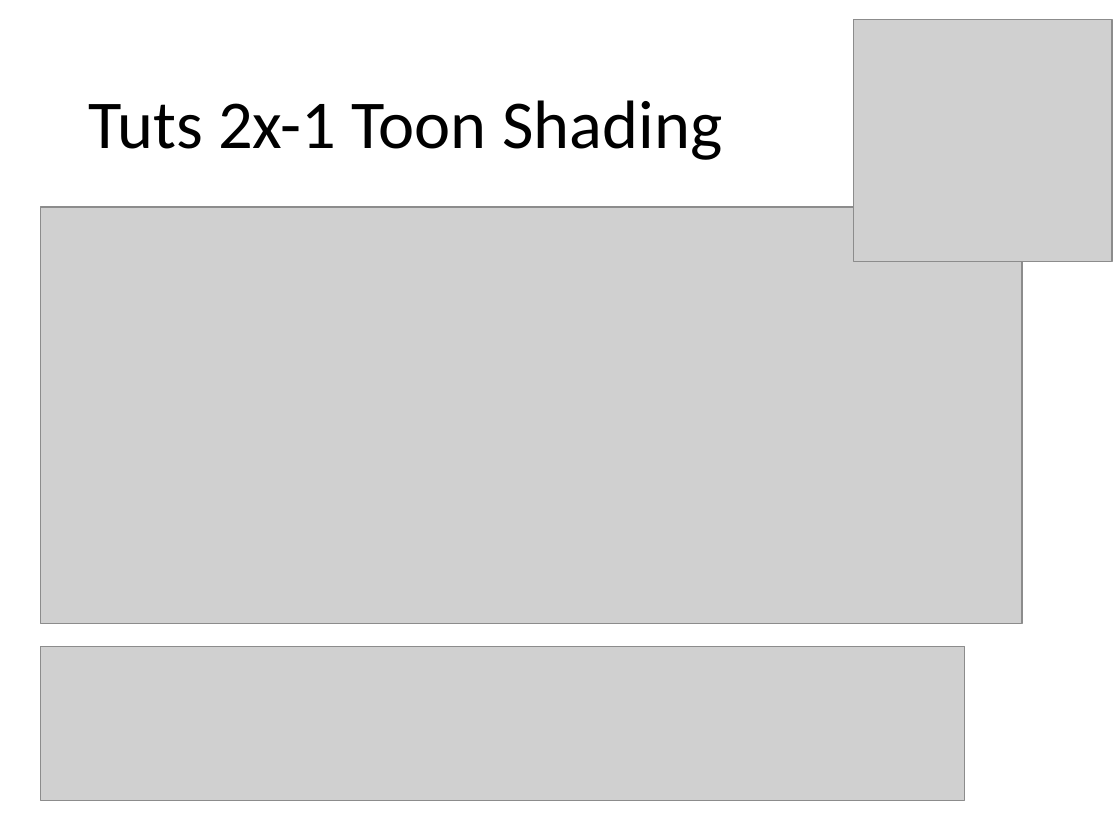
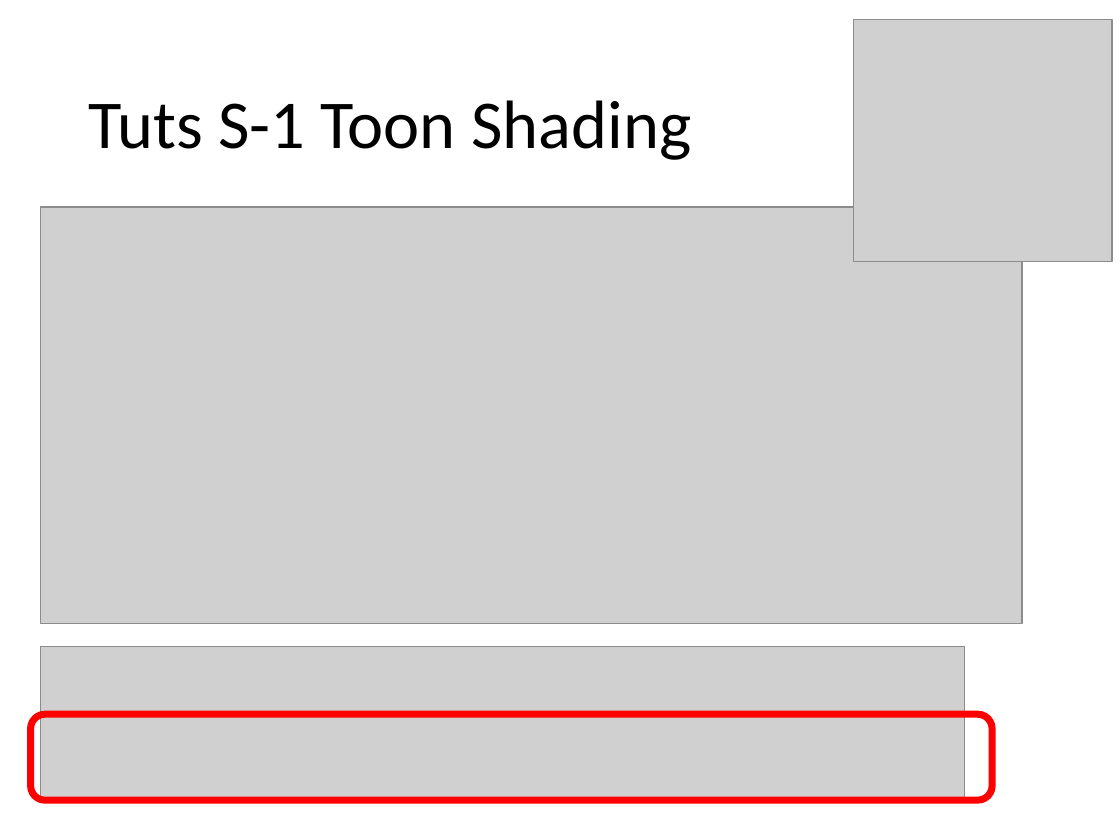
Before and after one commit to caa1211/tutsplus, a slide deck: slide 13 of threejs-tuts-4.pptx. Drawn at 1120x840 pixels with LibreOffice and Linux fonts; fonts in the diff are those of the drawing; grey boxes stand for pictures. Boxes give left, top, right and bottom in pixels: in the first picture for what was removed or moved away, otherwise in the second. Text is boxed around its words. In the diff, an @@ line names an element or a change of style, - is before the commit and + after.

```diff
--- a/threejs-tuts-4.pptx
+++ b/threejs-tuts-4.pptx
@@ title at (88, 100, 691, 160): text changed @@
-Tuts 2x-1 Toon Shading
+Tuts S-1 Toon Shading
@@ rounded rectangle added at (30, 715, 991, 801), outline #FF0000 4.5 pt @@
```
Also in this commit, not shown: 5 other slides changed, 4 slides added, 37 other files.
